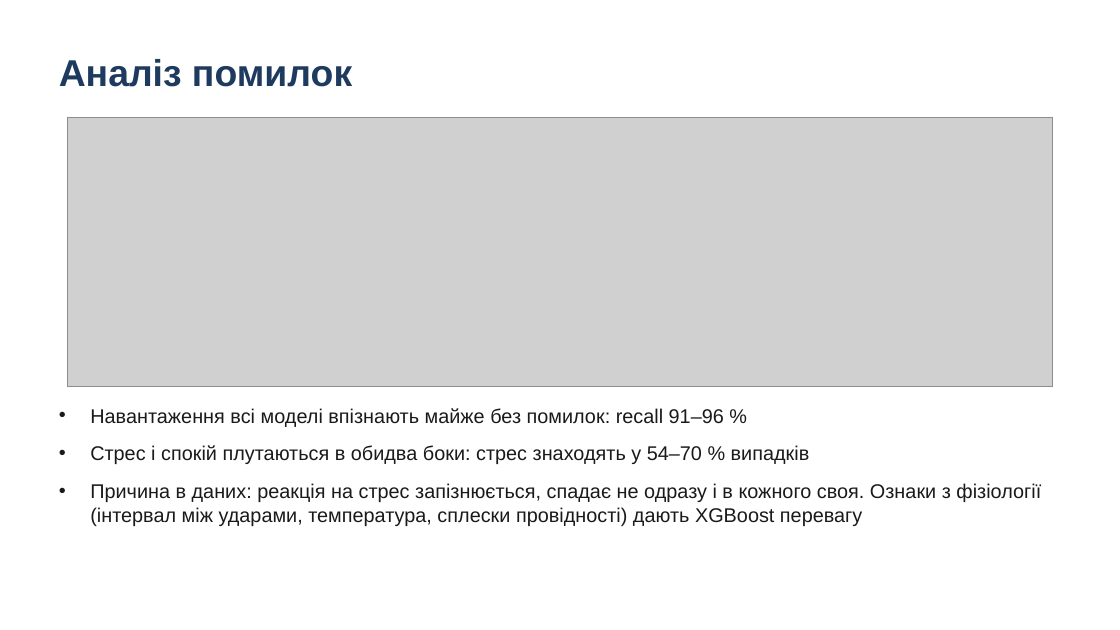
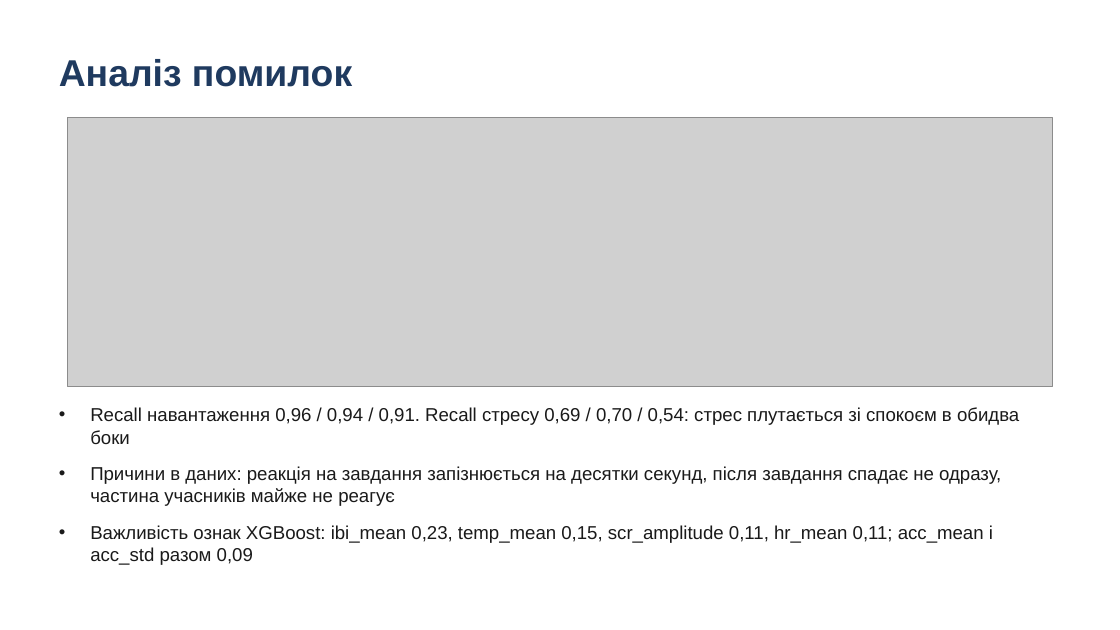
Before and after one commit to lukovskiy541/wearable-stress-exercise, a slide deck: slide 9 of presentation.pptx. Drawn at 1120x630 pixels with LibreOffice and Linux fonts; fonts in the diff are those of the drawing; grey boxes stand for pictures. Boxes give left, top, right and bottom in pixels: in the first picture for what was removed or moved away, otherwise in the second. Text is boxed around its words. In the diff, an @@ line names an element or a change of style, - is before the commit and + after.

```diff
--- a/presentation.pptx
+++ b/presentation.pptx
@@ text at bbox=[90, 407, 1019, 565]: text changed; size 17 to 16 pt @@
-• Навантаження всі моделі впізнають майже без помилок: recall 91–96 %
-• Стрес і спокій плутаються в обидва боки: стрес знаходять у 54–70 % випадків
-• Причина в даних: реакція на стрес запізнюється, спадає не одразу і в кожного своя. Ознаки з фізіології (інтервал між ударами, температура, сплески провідності) дають XGBoost перевагу
+• Recall навантаження 0,96 / 0,94 / 0,91. Recall стресу 0,69 / 0,70 / 0,54: стрес плутається зі спокоєм в обидва боки
+• Причини в даних: реакція на завдання запізнюється на десятки секунд, після завдання спадає не одразу, частина учасників майже не реагує
+• Важливість ознак XGBoost: ibi_mean 0,23, temp_mean 0,15, scr_amplitude 0,11, hr_mean 0,11; acc_mean і acc_std разом 0,09
```
Also in this commit, not shown: 9 other slides changed, 1 other file.
